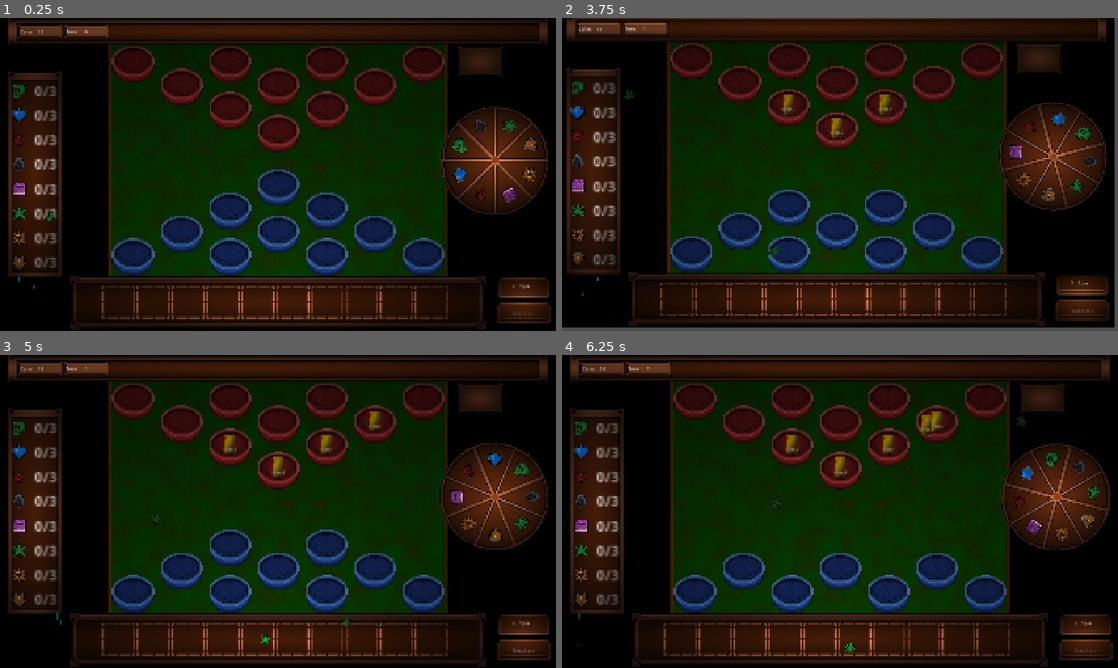
Above: before the commit, frames 1-4 (two rows, left to right).
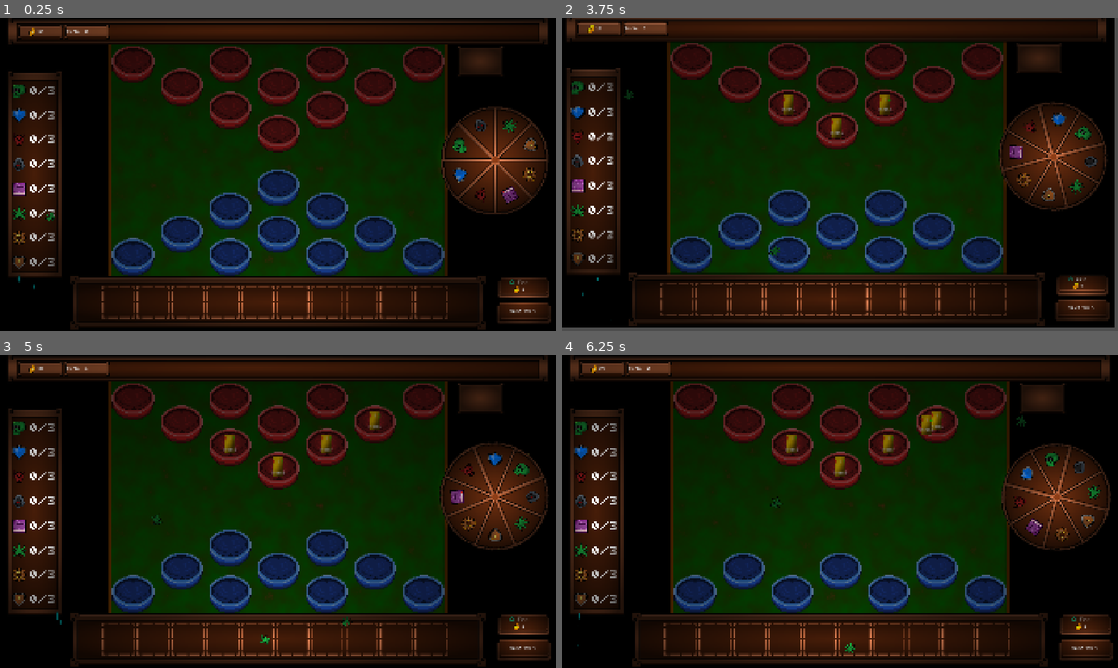
Above: after the commit, the same moments.

Repository: ArmanKianian/Untitled
Game: Godot game, scene res://scenes/game.tscn
Two runs of this game, one before a commit and one after it. Both use one fixed random seed, a clock stepped at 60 frames per second and the inputs below.
Inputs (mouse positions are in pixels of both pictures, inside the frame that each line leads up to):
- Up to frame 1 (0.25 s): no input
- Up to frame 2 (3.75 s): move the mouse to (962, 158) at 0.52 s; press the mouse at (962, 158) at 0.53 s; move the mouse to (695, 61) at 1.27 s; release the mouse at (695, 61) at 1.28 s; click (695, 61) at 1.35 s; move the mouse to (789, 61) at 2.02 s; press the mouse at (789, 61) at 2.03 s; move the mouse to (890, 61) at 2.77 s; release the mouse at (890, 61) at 2.78 s; click (890, 61) at 2.85 s; click "Next turn" (after the commit: "Next Turn") at 3.5 s
- Up to frame 3 (5 s): move the mouse to (422, 398) at 4.27 s; press the mouse at (422, 398) at 4.28 s
- Up to frame 4 (6.25 s): release the mouse at (984, 398) at 5 s; click "Next turn" (after the commit: "Next Turn") at 5 s; move the mouse to (745, 420) at 5.77 s; click (745, 420) at 5.85 s

The runs differ from the first frame. In frame 1, 1.1% of the frame differs, in the area x 3-97%, y 3-96%; in frame 2, 1.2%, in the area x 3-96%, y 2-95%; in frame 3, 1.1%; in frame 4, 1.1%.

Commit message:
Graphic update
All assets made by my dear friend Ramin Sheikheh.

font downloaded from itch, license is free and mentioned in his/her readme.

Diff:
--- a/project.godot
+++ b/project.godot
@@ -20,6 +20,7 @@
 window/size/viewport_width=1920
 window/size/viewport_height=1080
 window/stretch/mode="canvas_items"
+mouse_cursor/custom_image="uid://dcw3dcf8fgcj3"
 
 [input]
 
--- a/scenes/game.tscn
+++ b/scenes/game.tscn
@@ -19,6 +19,7 @@
 [ext_resource type="AudioStream" uid="uid://doi2btmik488o" path="res://SoundPack/Audio/cards-pack-take-out-2.ogg" id="11_dinhu"]
 [ext_resource type="AudioStream" uid="uid://clhtgol0nroxx" path="res://SoundPack/Audio/card-shove-1.ogg" id="12_ir15t"]
 [ext_resource type="AudioStream" uid="uid://cbtr8n46fnd5d" path="res://SoundPack/Audio/card-shove-2.ogg" id="13_ca42v"]
+[ext_resource type="Texture2D" uid="uid://dyqretf4oi0bn" path="res://Assets/coin.png" id="14_qouja"]
 [ext_resource type="AudioStream" uid="uid://c87awitx7cjog" path="res://SoundPack/Audio/card-shove-3.ogg" id="14_rysoc"]
 [ext_resource type="Texture2D" uid="uid://m1e2sxmmqvbh" path="res://Assets/Traits/Undead trait.png" id="15_suyxu"]
 [ext_resource type="Texture2D" uid="uid://djxpbnt3imyaf" path="res://Assets/UI/inventory box.png" id="16_37s47"]
@@ -29,6 +30,8 @@
 [ext_resource type="Texture2D" uid="uid://k8q6816j20u3" path="res://Assets/Traits/arcane trait.png" id="19_v2yb1"]
 [ext_resource type="Texture2D" uid="uid://cxpvk8wbdothy" path="res://Assets/Traits/Inventor trait.png" id="21_js0lu"]
 [ext_resource type="Texture2D" uid="uid://dyw330y8ot6jq" path="res://Assets/Traits/guardian trait.png" id="22_gxtfn"]
+[ext_resource type="FontFile" uid="uid://cu8e33mndwc28" path="res://pixel-font/tinypixel.otf" id="27_wljb1"]
+[ext_resource type="Texture2D" uid="uid://y13f88wmdmhf" path="res://Assets/spin arrow.png" id="29_wljb1"]
 
 [sub_resource type="AudioStreamRandomizer" id="AudioStreamRandomizer_yw4vu"]
 streams_count = 4
@@ -101,6 +104,10 @@
 noise = SubResource("FastNoiseLite_x437s")
 color_ramp = SubResource("Gradient_upehx")
 
+[sub_resource type="LabelSettings" id="LabelSettings_8a11m"]
+font = ExtResource("27_wljb1")
+font_size = 64
+
 [sub_resource type="Gradient" id="Gradient_lbhrr"]
 offsets = PackedFloat32Array(0.9939759, 1)
 colors = PackedColorArray(0, 1, 1, 1, 0, 0, 0, 0)
@@ -121,13 +128,23 @@
 _data = [Vector2(0, 28.314636), 0.0, 0.0, 0, 0, Vector2(1, 44.494415), 0.0, 0.0, 0, 0]
 point_count = 2
 
+[sub_resource type="LabelSettings" id="LabelSettings_wljb1"]
+font = ExtResource("27_wljb1")
+
+[sub_resource type="LabelSettings" id="LabelSettings_v2yb1"]
+font = ExtResource("27_wljb1")
+
+[sub_resource type="LabelSettings" id="LabelSettings_js0lu"]
+font = ExtResource("27_wljb1")
+
 [sub_resource type="StyleBoxTexture" id="StyleBoxTexture_ssvqc"]
 texture = ExtResource("8_1kice")
 
 [sub_resource type="StyleBoxTexture" id="StyleBoxTexture_1kice"]
 texture = ExtResource("9_5newe")
 
-[sub_resource type="LabelSettings" id="LabelSettings_ssvqc"]
+[sub_resource type="LabelSettings" id="LabelSettings_gxtfn"]
+font = ExtResource("27_wljb1")
 
 [node name="Game" type="Node2D" unique_id=1207240851]
 script = ExtResource("1_lbhrr")
@@ -222,6 +239,11 @@
 position = Vector2(-273.33334, 0)
 texture = ExtResource("4_ca42v")
 
+[node name="coin_icon" type="Sprite2D" parent="Panels/Info_panel/Info_box_1" unique_id=1055908255]
+position = Vector2(-10, 0)
+scale = Vector2(0.2, 0.2)
+texture = ExtResource("14_qouja")
+
 [node name="Info_box_2" type="Sprite2D" parent="Panels/Info_panel" unique_id=1678069965]
 position = Vector2(-220, 0)
 texture = ExtResource("4_ca42v")
@@ -260,22 +282,30 @@
 anchor_top = 0.5
 anchor_right = 1.0
 anchor_bottom = 0.5
-offset_left = -26.0
-offset_top = -12.0
-offset_bottom = 11.0
+offset_left = -31.0
+offset_top = -7.0
+offset_right = 15.0
+offset_bottom = 67.0
 grow_horizontal = 0
 grow_vertical = 2
-text = "0"
+scale = Vector2(0.2, 0.2)
+text = "0"
+label_settings = SubResource("LabelSettings_8a11m")
 
 [node name="max" type="Label" parent="Panels/Traits_panel/VBoxContainer/Control" unique_id=1793822080]
 layout_mode = 1
 anchors_preset = 15
 anchor_right = 1.0
 anchor_bottom = 1.0
-offset_left = 36.0
-grow_horizontal = 2
-grow_vertical = 2
+offset_left = 30.0
+offset_top = 5.0
+offset_right = 79.0
+offset_bottom = 55.0
+grow_horizontal = 2
+grow_vertical = 2
+scale = Vector2(0.2, 0.2)
 text = "/3"
+label_settings = SubResource("LabelSettings_8a11m")
 
 [node name="Control2" type="Control" parent="Panels/Traits_panel/VBoxContainer" unique_id=1243720867]
 custom_minimum_size = Vector2(16, 16)
@@ -294,22 +324,30 @@
 anchor_top = 0.5
 anchor_right = 1.0
 anchor_bottom = 0.5
-offset_left = -26.0
-offset_top = -12.0
-offset_bottom = 11.0
+offset_left = -31.0
+offset_top = -7.0
+offset_right = 15.0
+offset_bottom = 67.0
 grow_horizontal = 0
 grow_vertical = 2
-text = "0"
+scale = Vector2(0.2, 0.2)
+text = "0"
+label_settings = SubResource("LabelSettings_8a11m")
 
 [node name="max" type="Label" parent="Panels/Traits_panel/VBoxContainer/Control2" unique_id=37177965]
 layout_mode = 1
 anchors_preset = 15
 anchor_right = 1.0
 anchor_bottom = 1.0
-offset_left = 36.0
-grow_horizontal = 2
-grow_vertical = 2
+offset_left = 30.0
+offset_top = 5.0
+offset_right = 79.0
+offset_bottom = 55.0
+grow_horizontal = 2
+grow_vertical = 2
+scale = Vector2(0.2, 0.2)
 text = "/3"
+label_settings = SubResource("LabelSettings_8a11m")
 
 [node name="Control3" type="Control" parent="Panels/Traits_panel/VBoxContainer" unique_id=729830917]
 custom_minimum_size = Vector2(16, 16)
@@ -328,22 +366,30 @@
 anchor_top = 0.5
 anchor_right = 1.0
 anchor_bottom = 0.5
-offset_left = -26.0
-offset_top = -12.0
-offset_bottom = 11.0
+offset_left = -31.0
+offset_top = -7.0
+offset_right = 15.0
+offset_bottom = 67.0
 grow_horizontal = 0
 grow_vertical = 2
-text = "0"
+scale = Vector2(0.2, 0.2)
+text = "0"
+label_settings = SubResource("LabelSettings_8a11m")
 
 [node name="max" type="Label" parent="Panels/Traits_panel/VBoxContainer/Control3" unique_id=239058877]
 layout_mode = 1
 anchors_preset = 15
 anchor_right = 1.0
 anchor_bottom = 1.0
-offset_left = 36.0
-grow_horizontal = 2
-grow_vertical = 2
+offset_left = 30.0
+offset_top = 5.0
+offset_right = 79.0
+offset_bottom = 55.0
+grow_horizontal = 2
+grow_vertical = 2
+scale = Vector2(0.2, 0.2)
 text = "/3"
+label_settings = SubResource("LabelSettings_8a11m")
 
 [node name="Control4" type="Control" parent="Panels/Traits_panel/VBoxContainer" unique_id=333638055]
 custom_minimum_size = Vector2(16, 16)
@@ -362,22 +408,30 @@
 anchor_top = 0.5
 anchor_right = 1.0
 anchor_bottom = 0.5
-offset_left = -26.0
-offset_top = -12.5
-offset_bottom = 10.5
+offset_left = -31.0
+offset_top = -7.5
+offset_right = 15.0
+offset_bottom = 66.5
 grow_horizontal = 0
 grow_vertical = 2
-text = "0"
+scale = Vector2(0.2, 0.2)
+text = "0"
+label_settings = SubResource("LabelSettings_8a11m")
 
 [node name="max" type="Label" parent="Panels/Traits_panel/VBoxContainer/Control4" unique_id=2097647028]
 layout_mode = 1
 anchors_preset = 15
 anchor_right = 1.0
 anchor_bottom = 1.0
-offset_left = 36.0
-grow_horizontal = 2
-grow_vertical = 2
+offset_left = 30.0
+offset_top = 5.0
+offset_right = 79.0
+offset_bottom = 54.0
+grow_horizontal = 2
+grow_vertical = 2
+scale = Vector2(0.2, 0.2)
 text = "/3"
+label_settings = SubResource("LabelSettings_8a11m")
 
 [node name="Control5" type="Control" parent="Panels/Traits_panel/VBoxContainer" unique_id=1408465520]
 custom_minimum_size = Vector2(16, 16)
@@ -396,22 +450,30 @@
 anchor_top = 0.5
 anchor_right = 1.0
 anchor_bottom = 0.5
-offset_left = -26.0
-offset_top = -12.0
-offset_bottom = 11.0
+offset_left = -31.0
+offset_top = -7.0
+offset_right = 15.0
+offset_bottom = 67.0
 grow_horizontal = 0
 grow_vertical = 2
-text = "0"
+scale = Vector2(0.2, 0.2)
+text = "0"
+label_settings = SubResource("LabelSettings_8a11m")
 
 [node name="max" type="Label" parent="Panels/Traits_panel/VBoxContainer/Control5" unique_id=1022554706]
 layout_mode = 1
 anchors_preset = 15
 anchor_right = 1.0
 anchor_bottom = 1.0
-offset_left = 36.0
-grow_horizontal = 2
-grow_vertical = 2
+offset_left = 30.0
+offset_top = 5.0
+offset_right = 79.0
+offset_bottom = 55.0
+grow_horizontal = 2
+grow_vertical = 2
+scale = Vector2(0.2, 0.2)
 text = "/3"
+label_settings = SubResource("LabelSettings_8a11m")
 
 [node name="Control6" type="Control" parent="Panels/Traits_panel/VBoxContainer" unique_id=852384024]
 custom_minimum_size = Vector2(16, 16)
@@ -430,22 +492,30 @@
 anchor_top = 0.5
 anchor_right = 1.0
 anchor_bottom = 0.5
-offset_left = -26.0
-offset_top = -12.0
-offset_bottom = 11.0
+offset_left = -31.0
+offset_top = -7.0
+offset_right = 15.0
+offset_bottom = 67.0
 grow_horizontal = 0
 grow_vertical = 2
-text = "0"
+scale = Vector2(0.2, 0.2)
+text = "0"
+label_settings = SubResource("LabelSettings_8a11m")
 
 [node name="max" type="Label" parent="Panels/Traits_panel/VBoxContainer/Control6" unique_id=573538007]
 layout_mode = 1
 anchors_preset = 15
 anchor_right = 1.0
 anchor_bottom = 1.0
-offset_left = 36.0
-grow_horizontal = 2
-grow_vertical = 2
+offset_left = 30.0
+offset_top = 5.0
+offset_right = 79.0
+offset_bottom = 55.0
+grow_horizontal = 2
+grow_vertical = 2
+scale = Vector2(0.2, 0.2)
 text = "/3"
+label_settings = SubResource("LabelSettings_8a11m")
 
 [node name="Control7" type="Control" parent="Panels/Traits_panel/VBoxContainer" unique_id=848283283]
 custom_minimum_size = Vector2(16, 16)
@@ -464,22 +534,30 @@
 anchor_top = 0.5
 anchor_right = 1.0
 anchor_bottom = 0.5
-offset_left = -26.0
-offset_top = -12.0
-offset_bottom = 11.0
+offset_left = -31.0
+offset_top = -7.0
+offset_right = 15.0
+offset_bottom = 67.0
 grow_horizontal = 0
 grow_vertical = 2
-text = "0"
+scale = Vector2(0.2, 0.2)
+text = "0"
+label_settings = SubResource("LabelSettings_8a11m")
 
 [node name="max" type="Label" parent="Panels/Traits_panel/VBoxContainer/Control7" unique_id=35999230]
 layout_mode = 1
 anchors_preset = 15
 anchor_right = 1.0
 anchor_bottom = 1.0
-offset_left = 36.0
-grow_horizontal = 2
-grow_vertical = 2
+offset_left = 30.0
+offset_top = 5.0
+offset_right = 79.0
+offset_bottom = 55.0
+grow_horizontal = 2
+grow_vertical = 2
+scale = Vector2(0.2, 0.2)
 text = "/3"
+label_settings = SubResource("LabelSettings_8a11m")
 
 [node name="Control8" type="Control" parent="Panels/Traits_panel/VBoxContainer" unique_id=1497552596]
 custom_minimum_size = Vector2(16, 16)
@@ -498,23 +576,30 @@
 anchor_top = 0.5
 anchor_right = 1.0
 anchor_bottom = 0.5
-offset_left = -26.0
-offset_top = -12.5
-offset_bottom = 10.5
+offset_left = -31.0
+offset_top = -7.5
+offset_right = 15.0
+offset_bottom = 66.5
 grow_horizontal = 0
 grow_vertical = 2
-text = "0"
+scale = Vector2(0.2, 0.2)
+text = "0"
+label_settings = SubResource("LabelSettings_8a11m")
 
 [node name="max" type="Label" parent="Panels/Traits_panel/VBoxContainer/Control8" unique_id=875783807]
 layout_mode = 1
 anchors_preset = 15
 anchor_right = 1.0
 anchor_bottom = 1.0
-offset_left = 36.0
-offset_bottom = -2.0
-grow_horizontal = 2
-grow_vertical = 2
+offset_left = 30.0
+offset_top = 5.0
+offset_right = 79.0
+offset_bottom = 54.0
+grow_horizontal = 2
+grow_vertical = 2
+scale = Vector2(0.2, 0.2)
 text = "/3"
+label_settings = SubResource("LabelSettings_8a11m")
 
 [node name="Inventory_panel" type="Sprite2D" parent="Panels" unique_id=1808974895]
 position = Vector2(0, 442)
@@ -566,17 +651,6 @@
 grow_horizontal = 2
 grow_vertical = 2
 
-[node name="coins_text" type="Label" parent="UI" unique_id=1206440937]
-layout_mode = 0
-offset_left = 69.0
-offset_top = 32.0
-offset_right = 116.0
-offset_bottom = 64.0
-size_flags_horizontal = 0
-size_flags_vertical = 0
-text = "Coins:"
-vertical_alignment = 1
-
 [node name="turn_text" type="Label" parent="UI" unique_id=1434502165]
 layout_mode = 0
 offset_left = 228.0
@@ -586,6 +660,7 @@
 size_flags_horizontal = 0
 size_flags_vertical = 0
 text = "Turn:"
+label_settings = SubResource("LabelSettings_wljb1")
 vertical_alignment = 1
 
 [node name="coin" type="Label" parent="UI" unique_id=619698015]
@@ -596,6 +671,7 @@
 offset_bottom = 66.0
 size_flags_horizontal = 0
 text = "12"
+label_settings = SubResource("LabelSettings_v2yb1")
 horizontal_alignment = 1
 vertical_alignment = 1
 
@@ -607,6 +683,7 @@
 offset_bottom = 64.0
 size_flags_horizontal = 0
 text = "0"
+label_settings = SubResource("LabelSettings_js0lu")
 horizontal_alignment = 1
 vertical_alignment = 1
 
@@ -624,26 +701,38 @@
 
 [node name="spin_cost_text" type="Label" parent="UI/Spin_Button" unique_id=243890378]
 layout_mode = 0
-offset_left = 75.0
+offset_left = 9.0
 offset_top = 4.0
 offset_right = 168.0
-offset_bottom = 53.0
+offset_bottom = 27.0
 size_flags_horizontal = 0
 size_flags_vertical = 0
 text = "Spin"
-label_settings = SubResource("LabelSettings_ssvqc")
+label_settings = SubResource("LabelSettings_gxtfn")
+horizontal_alignment = 1
 vertical_alignment = 1
 
 [node name="spin_cost" type="Label" parent="UI/Spin_Button" unique_id=319299110]
 layout_mode = 0
-offset_left = 35.0
-offset_top = 6.0
-offset_right = 76.0
-offset_bottom = 50.0
+offset_left = 10.0
+offset_top = 27.0
+offset_right = 170.0
+offset_bottom = 54.0
 size_flags_horizontal = 0
 text = "3"
+label_settings = SubResource("LabelSettings_gxtfn")
 horizontal_alignment = 1
 vertical_alignment = 1
+
+[node name="coin_icon" type="Sprite2D" parent="UI/Spin_Button" unique_id=382218846]
+position = Vector2(65, 40)
+scale = Vector2(0.5, 0.5)
+texture = ExtResource("14_qouja")
+
+[node name="spin_icon" type="Sprite2D" parent="UI/Spin_Button" unique_id=370597282]
+position = Vector2(50, 15)
+scale = Vector2(0.5, 0.5)
+texture = ExtResource("29_wljb1")
 
 [node name="End_Turn_button" type="Button" parent="UI" unique_id=1919210139]
 layout_mode = 0
@@ -656,7 +745,15 @@
 theme_override_styles/hover = SubResource("StyleBoxTexture_ssvqc")
 theme_override_styles/hover_pressed = SubResource("StyleBoxTexture_1kice")
 theme_override_styles/disabled = SubResource("StyleBoxTexture_ssvqc")
-text = "Next turn"
+
+[node name="Label" type="Label" parent="UI/End_Turn_button" unique_id=702257563]
+layout_mode = 0
+offset_left = 45.0
+offset_top = 20.0
+offset_right = 136.0
+offset_bottom = 39.0
+text = "Next Turn"
+label_settings = SubResource("LabelSettings_wljb1")
 
 [node name="inventory" type="Node2D" parent="." unique_id=2128222662]
 
Binary file added: Assets/coin.png
Not shown, added: Assets/coin.png.import
Binary file added: Assets/pointer.png
Not shown, added: Assets/pointer.png.import
Binary file added: Assets/spin arrow.png
Not shown, added: Assets/spin arrow.png.import
Binary file added: Assets/unit1 shield.png
Not shown, added: Assets/unit1 shield.png.import
Binary file added: Assets/unit2 shield.png
Not shown, added: Assets/unit2 shield.png.import
Binary file added: Assets/unit3 shield.png
Not shown, added: Assets/unit3 shield.png.import
(and 3 more such lines)
